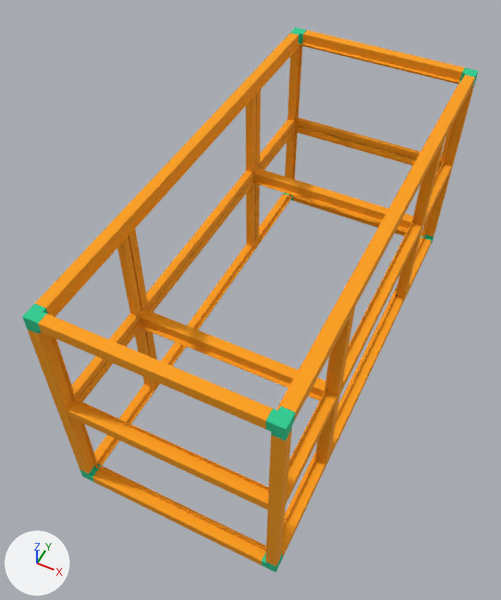
What one commit did to the FBX model models/fbx/ustanovka/rama2.FBX.
Both versions are drawn from a 50 mm lens placed at (0.9, -1.04, 3.39), pointed at (-0.1, 0.97, 0.88). Every picture has the same lights, and +X, +Y and +Z are marked at lower left. Where no turn or scale is listed for an object, it has been applied to the vertices.

The older version as bpy lines, for what is in view:
```python
me_mesh = bpy.data.meshes.new('Mesh')
me_mesh.from_pydata(...)  # 2728 vertices, 5320 faces; spans x -0.5..0.5, y 0.0..2.3, z 0.41..1.56
# faces by material slot: [4696, 624]
me_mesh.materials.append(mat_17___default)  # orange #ffa000
me_mesh.materials.append(mat_17___default_001)  # green #26cc91
ob_object004 = bpy.data.objects.new('Object004', me_mesh)
ob_object004.location = (0.0, 0.0, 0.0)
```
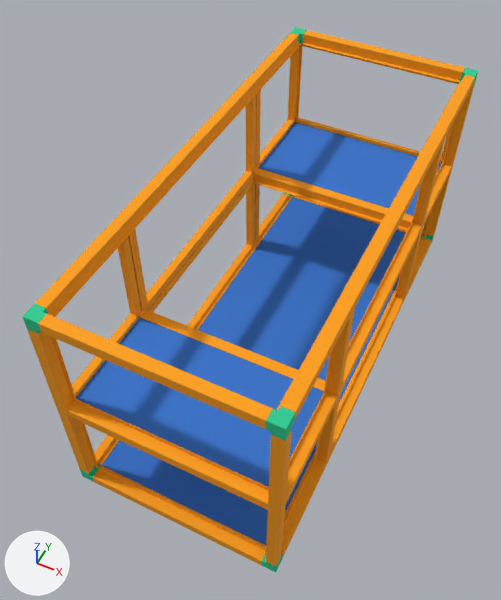
Diff of the bpy script that builds the scene:
```diff
--- a/models/fbx/ustanovka/rama2.FBX.py
+++ b/models/fbx/ustanovka/rama2.FBX.py
@@ mat_material__5690 @@
+mat_material__5690 = principled_material('Material #5690')
+mat_material__5690.base_color = (0.0314, 0.169, 0.608)  # blue #3272cd
+mat_material__5690.roughness = 0.859
@@ me_mesh @@
 me_mesh.from_pydata(...)  # 2728 vertices, 5320 faces; spans x -0.5..0.5, y 0.0..2.3, z 0.41..1.56
 # used by ob_object004; location = (0.0, 0.0, 0.0)
 # verts and faces of me_mesh; kept vertices keep their numbers, new ones are numbered from 2728
+# me_mesh part 1
+verts[2728] = (-0.45, 2.25, 0.97)
+verts[2729] = (-0.45, 1.75, 0.97)
+verts[2730] = (-0.45, 2.25, 1.01)  # pixel (295, 121)
+verts[2731] = (-0.45, 1.75, 1.01)  # pixel (257, 168)
+verts[2732] = (-0.45, 0.55, 0.97)
+verts[2733] = (-0.45, 0.05, 0.97)
+verts[2734] = (-0.45, 0.55, 1.01)  # pixel (139, 316)
+verts[2735] = (-0.45, 0.05, 1.01)  # pixel (72, 401)
+for new, old in zip([*range(2736, 2744)], [*range(2728, 2736)]): verts[new] = verts[old] + (0.9, 0.0, 0.0)
+faces += [(2728, 2737, 2729), (2728, 2736, 2737), (2731, 2739, 2738), (2730, 2731, 2738), (2732, 2741, 2733), (2732, 2740, 2741)]  # mat_material__5690 (blue #3272cd)
+faces += [(2735, 2743, 2742), (2734, 2735, 2742)]  # mat_material__5690 (blue #3272cd)
+# me_mesh part 2
+verts[2744] = (-0.46, 2.27, 0.41)
+verts[2745] = (-0.46, 0.04, 0.41)
+verts[2746] = (-0.46, 2.27, 0.46)
+verts[2747] = (-0.46, 0.04, 0.46)
+for new, old in zip([*range(2748, 2752)], [*range(2744, 2748)]): verts[new] = verts[old] + (0.92, 0.0, 0.0)
+faces += [(2744, 2749, 2745), (2744, 2748, 2749), (2747, 2751, 2750), (2746, 2747, 2750)]  # mat_material__5690 (blue #3272cd)
 me_mesh.materials.append(mat_17___default)
 me_mesh.materials.append(mat_17___default_001)
+me_mesh.materials.append(mat_material__5690)  # blue #3272cd
```

Boxes (x1, y1, x2, y2) around the edits, measured in the pictures (501 x 600 px):
part 1 of me_mesh, added (blue)
    after: (76, 122, 442, 487)
part 2 of me_mesh, added (blue)
    after: (101, 197, 406, 545)
